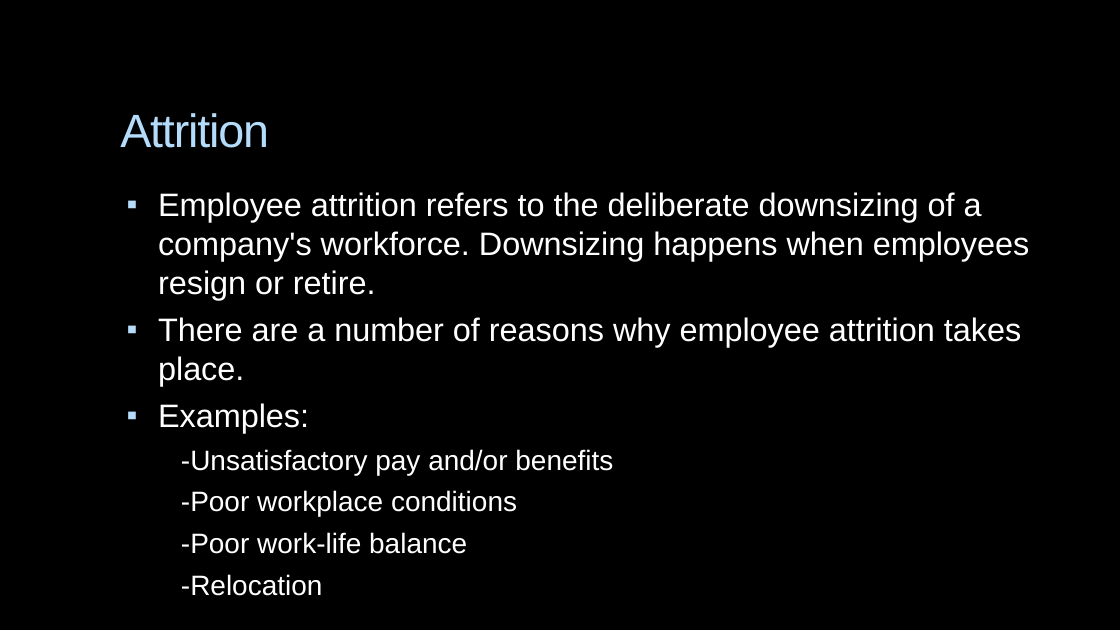
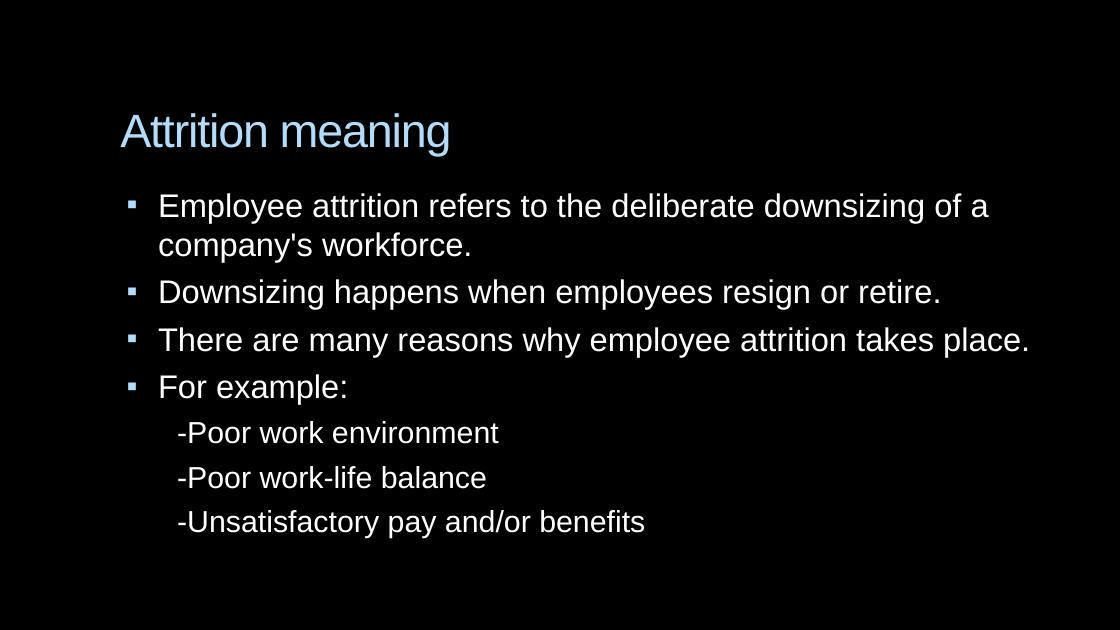
Before and after one commit to aya1fouad/Power_BI_Dashboards, a slide deck: slide 4 of Anayzing_IBM_HR_Employee_Attrition/HR Employees Attrition.pptx. Drawn at 1120x630 pixels with LibreOffice and Linux fonts; fonts in the diff are those of the drawing; background and template pictures are left out. Boxes give left, top, right and bottom in pixels: in the first picture for what was removed or moved away, otherwise in the second. Text is boxed around its words. In the diff, an @@ line names an element or a change of style, - is before the commit and + after.

```diff
--- a/Anayzing_IBM_HR_Employee_Attrition/HR Employees Attrition.pptx
+++ b/Anayzing_IBM_HR_Employee_Attrition/HR Employees Attrition.pptx
@@ title at (x1=120, y1=113, x2=452, y2=156): text changed @@
-Attrition
+Attrition meaning
@@ text at (x1=158, y1=193, x2=1030, y2=489): text changed; size 27.8 to 28 pt @@
-▪ Employee attrition refers to the deliberate downsizing of a company's workforce. Downsizing happens when employees resign or retire.
-▪ There are a number of reasons why employee attrition takes place.
-▪ Examples:
+▪ Employee attrition refers to the deliberate downsizing of a company's workforce.
+▪ Downsizing happens when employees resign or retire.
+▪ There are many reasons why employee attrition takes place.
+▪ For example:
+-Poor work environment
+-Poor work-life balance
@@ text at (x1=181, y1=490, x2=517, y2=596): paragraphs removed @@
--Poor workplace conditions
--Poor work-life balance
--Relocation
@@ text at (x1=177, y1=510, x2=645, y2=538): size 24.1 to 26 pt in "-Unsatisfactory pay and/or benefits" @@
```
Also in this commit, not shown: 17 other slides changed, 1 slide added, 1 other file.
